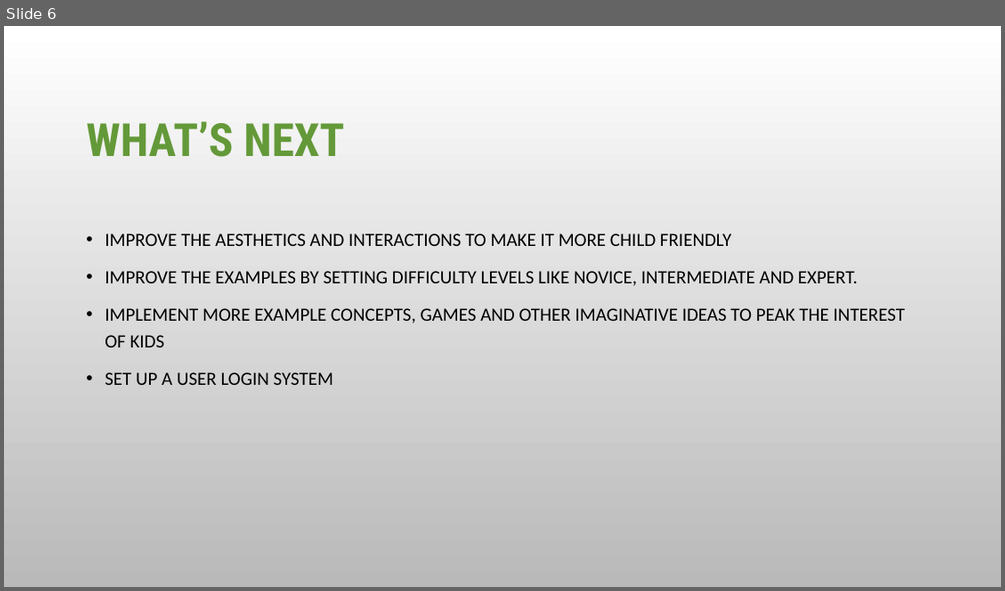
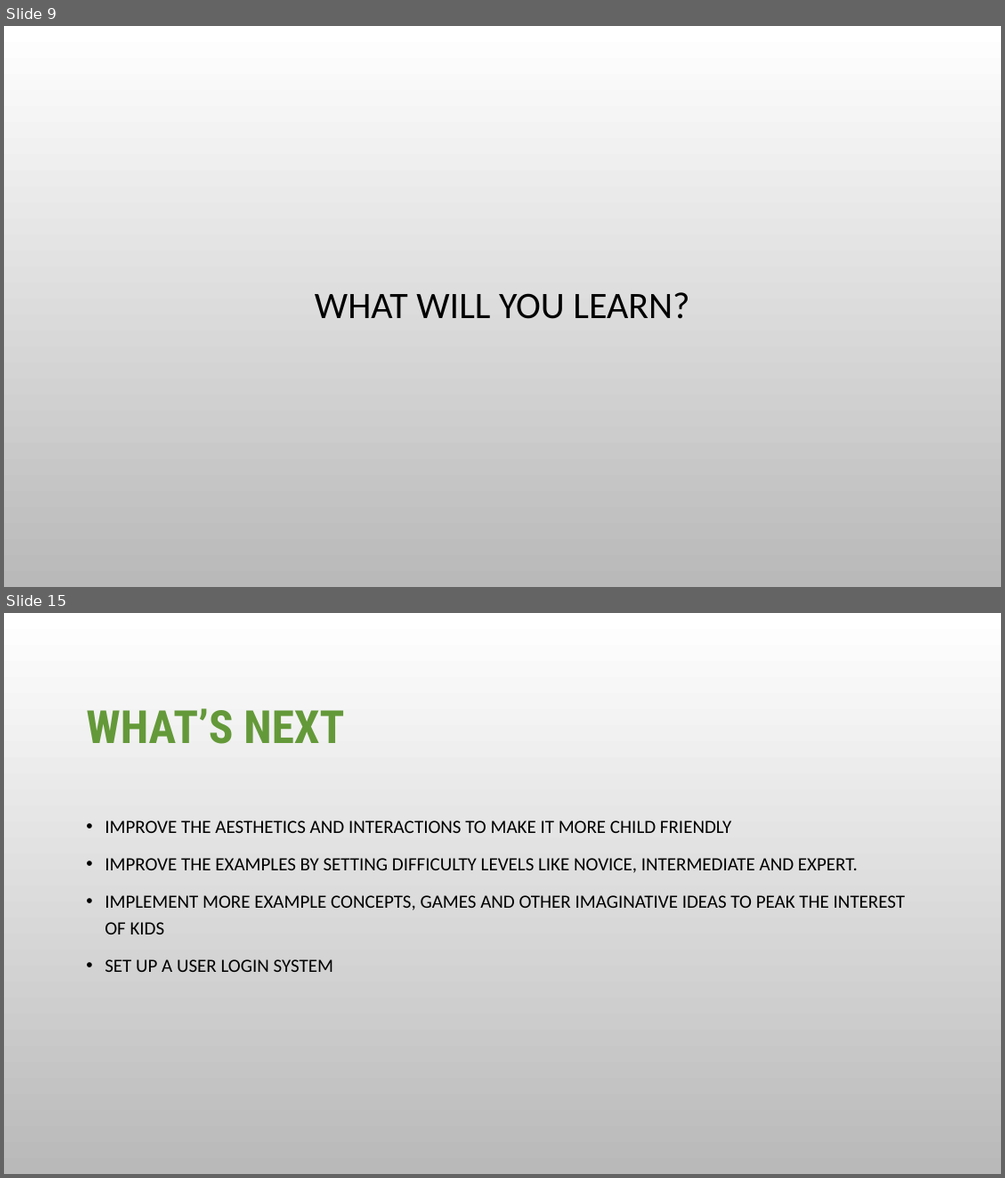
Before and after one commit to Aamir185/AI_Literacy_Tool_Capstone_T2_2020, a slide deck: Team_Contributions/Alwin/Pitch video/Pitch video slides.pptx. Shown one above the other, each under a label of ours: slide 6 before the commit, slides 9 and 15 after it; the slides between them are not shown. The pictures are 1005x591 and 1005x1178 pixels, drawn with LibreOffice and Linux fonts; fonts in the diff are those of the drawing; background and template pictures are left out. Boxes give left, top, right and bottom in pixels: in the first picture for what was removed or moved away, otherwise in the second. Text is boxed around its words. In the diff, an @@ line names an element or a change of style, - is before the commit and + after.

```diff
--- a/Team_Contributions/Alwin/Pitch video/Pitch video slides.pptx
+++ b/Team_Contributions/Alwin/Pitch video/Pitch video slides.pptx
@@ slide 9 added at [4,26,1001,587], background picture (left out) @@
@@ title added at [315,292,689,319], 36 pt, text #000000 @@
+WHAT WILL YOU LEARN?
@@ what was slide 6 is now slide 15 @@
```
Also in this commit, not shown: 5 slides changed, 13 other slides added.
